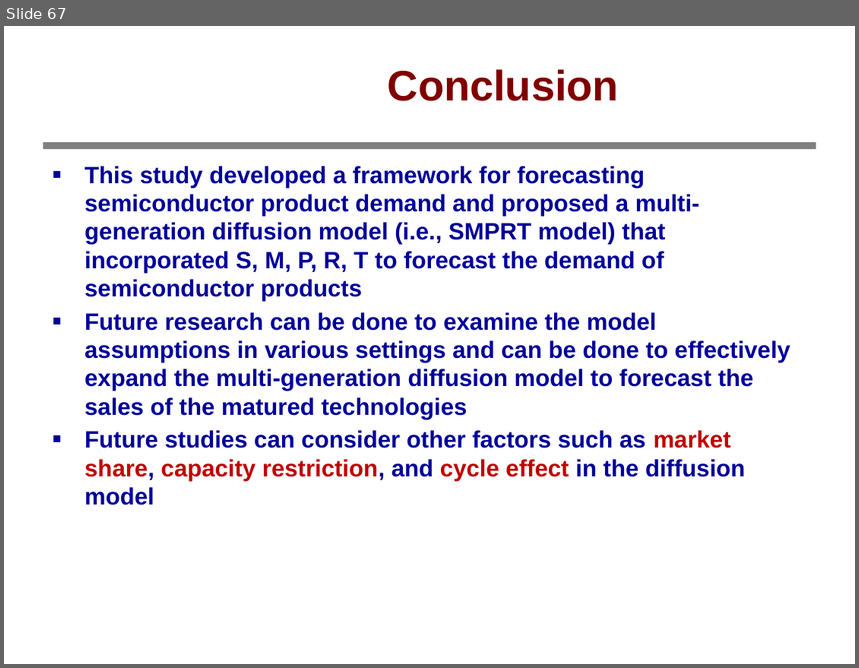
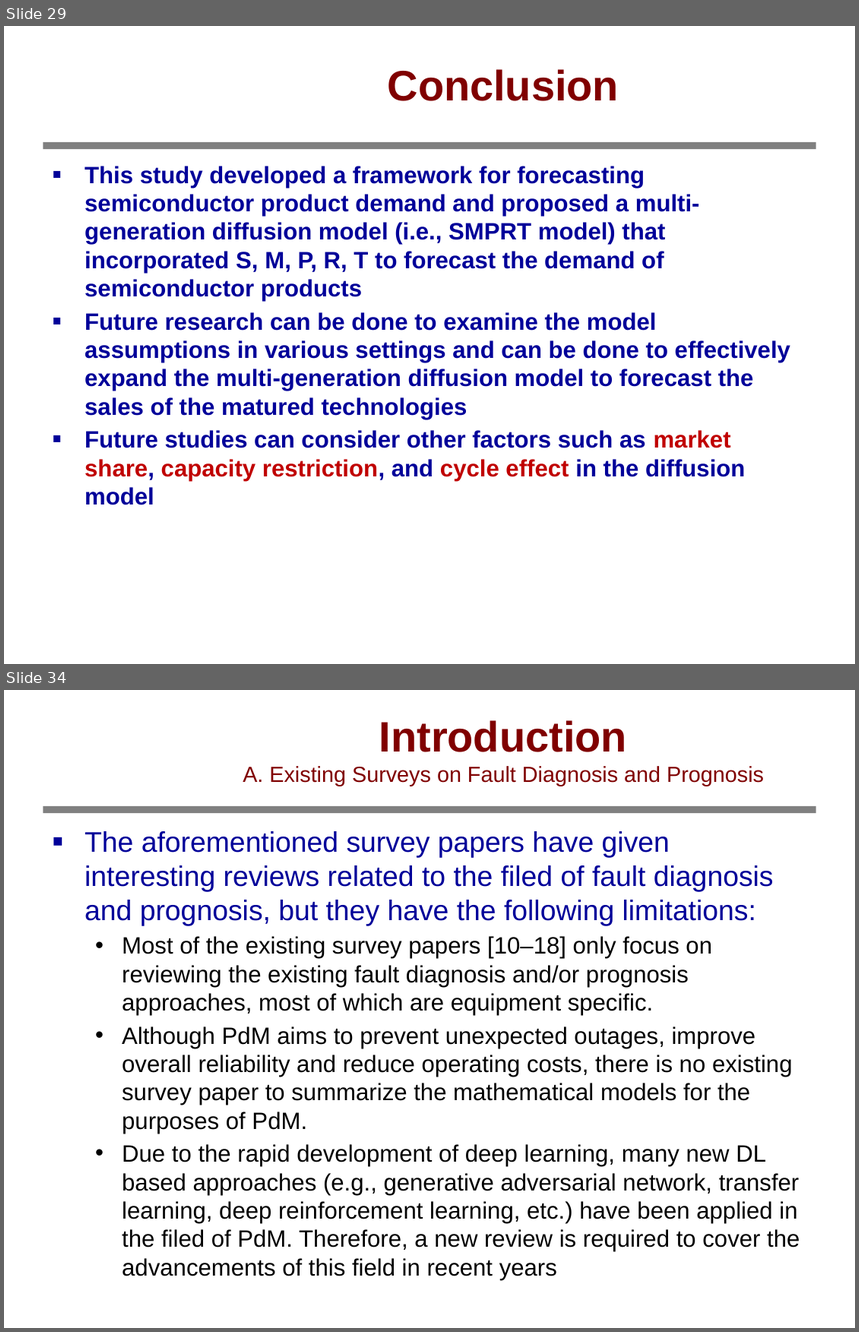
Before and after one commit to bbq9793101pohsien/Test_data, a slide deck: 學術交流.pptx. Shown one above the other, each under a label of ours: slide 67 before the commit, slides 29 and 34 after it; the slides between them are not shown. The pictures are 859x668 and 859x1332 pixels, drawn with LibreOffice and Linux fonts; fonts in the diff are those of the drawing; background and template pictures are left out. Boxes give left, top, right and bottom in pixels: in the first picture for what was removed or moved away, otherwise in the second. Text is boxed around its words. In the diff, an @@ line names an element or a change of style, - is before the commit and + after.

```diff
--- a/學術交流.pptx
+++ b/學術交流.pptx
@@ slide 34 added at [4, 690, 855, 1328], background #FFFFFF; not listed: 1 template element that a slide beside it also shows @@
@@ title added at [243, 720, 764, 786], 18.5 pt, text #800000 @@
+Introduction
+A. Existing Surveys on Fault Diagnosis and Prognosis
@@ text added at [85, 831, 800, 1281], 20 pt, text #000000 @@
+■ The aforementioned survey papers have given interesting reviews related to the filed of fault diagnosis and prognosis, but they have the following limitations:
+  • Most of the existing survey papers [10–18] only focus on reviewing the existing fault diagnosis and/or prognosis approaches, most of which are equipment specific.
+  • Although PdM aims to prevent unexpected outages, improve overall reliability and reduce operating costs, there is no existing survey paper to summarize the mathematical models for the purposes of PdM.
+  • Due to the rapid development of deep learning, many new DL based approaches (e.g., generative adversarial network, transfer learning, deep reinforcement learning, etc.) have been applied in the filed of PdM. Therefore, a new review is required to cover the advancements of this field in recent years
@@ page number added at [654, 1304, 852, 1328], 12.9 pt, text #FFFFFF @@
+34
@@ what was slide 67 is now slide 29 @@
```
Also in this commit, not shown: 16 other slides added, 38 slides removed.
